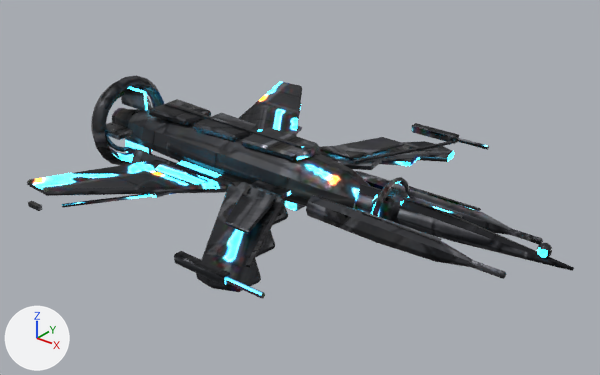
The glTF model public/assets/models/human/falcon.glb as it was, and as the next commit left it.
Rendered twice from a 50 mm camera at (8.5, -10.33, 7.14) aimed at (0.29, -0.06, 0.78). Every picture has the same lights, and +X, +Y and +Z are marked at lower left. The picture after the commit comes second. Vertices at exactly the same position are counted once.

The older version as bpy lines, for what is in view:
```python
mat_terranhornetmat = bpy.data.materials.new('TerranHornetMat')
mat_terranhornetmat.use_nodes = True; mat_terranhornetmat.node_tree.nodes.clear()
_N = mat_terranhornetmat.node_tree.nodes; _L = mat_terranhornetmat.node_tree.links
n0 = _N.new('ShaderNodeBsdfPrincipled'); n0.name = 'Principled BSDF'
n0.inputs[28].default_value = 8.0  # 'Emission Strength'
n1 = _N.new('ShaderNodeOutputMaterial'); n1.name = 'Material Output'
n2 = _N.new('ShaderNodeTexImage'); n2.name = 'Image Texture'
n2.image = img_terranhornet_emissive
n3 = _N.new('ShaderNodeTexImage'); n3.name = 'Image Texture.001'
n3.image = img_terranhornet_base
n4 = _N.new('ShaderNodeSeparateColor'); n4.name = 'Separate Color'
n5 = _N.new('ShaderNodeTexImage'); n5.name = 'Image Texture.002'
n5.image = img_terranhornet_orm
n6 = _N.new('ShaderNodeNormalMap'); n6.name = 'Normal Map'
n6.uv_map = 'UVMap'
n7 = _N.new('ShaderNodeTexImage'); n7.name = 'Image Texture.003'
n7.image = img_terranhornet_normal
_L.new(n0.outputs[0], n1.inputs[0])  # 'BSDF' to 'Surface'
_L.new(n2.outputs[0], n0.inputs[27])  # 'Color' to 'Emission Color'
_L.new(n3.outputs[0], n0.inputs[0])  # 'Color' to 'Base Color'
_L.new(n4.outputs[2], n0.inputs[1])  # 'Blue' to 'Metallic'
_L.new(n4.outputs[1], n0.inputs[2])  # 'Green' to 'Roughness'
_L.new(n5.outputs[0], n4.inputs[0])  # 'Color' to 'Color'
_L.new(n6.outputs[0], n0.inputs[5])  # 'Normal' to 'Normal'
_L.new(n7.outputs[0], n6.inputs[1])  # 'Color' to 'Color'
me_terranhornet = bpy.data.meshes.new('TerranHornet')
me_terranhornet.from_pydata(...)  # 1354 vertices, 2496 faces; spans x -4.6..5.2, y -3.42..3.42, z -0.12..1.85
me_terranhornet.materials.append(mat_terranhornetmat)
ob_terranhornet = bpy.data.objects.new('TerranHornet', me_terranhornet)
ob_terranhornet.location = (0.0, 0.0, 0.0)
```
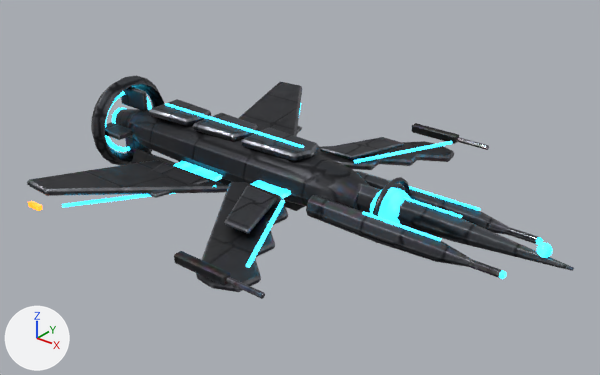
The change, as a list of edits to the scene's bpy script:
```text
Change mat_terranhornetmat:
    where n0 = _N.new('ShaderNodeBsdfPrincipled'); n0.name = 'Principled BSDF'
    n0.inputs[28].default_value: 8.0 -> 4.0  # 'Emission Strength'
Change me_terranhornet:
    used by ob_terranhornet; location = (0.0, 0.0, 0.0)
    remove me_terranhornet.from_pydata(...)  # 1354 vertices, 2496 faces; spans x -4.6..5.2, y -3.42..3.42, z -0.12..1.85
    add me_terranhornet.from_pydata(...)  # 1638 vertices, 3064 faces; spans x -4.6..5.2, y -3.42..3.42, z -0.12..1.85
    me_terranhornet part 1: a new loose piece, a 6-sided cylinder along x spanning x 3.6..4.4, y 0.56..0.68, z 0.81..0.91, in mat_terranhornetmat
    me_terranhornet part 2: a new loose piece, a 6-sided cylinder along x spanning x 1.5..2.2, y 3.205..3.295, z 0.901..0.979, in mat_terranhornetmat
    me_terranhornet part 3: a new loose piece, a 6-sided cylinder along x spanning x 3.6..4.4, y -0.68..-0.56, z 0.81..0.91, in mat_terranhornetmat
    me_terranhornet part 4: a new loose piece, a 6-sided cylinder along x spanning x 1.5..2.2, y -3.295..-3.205, z 0.901..0.979, in mat_terranhornetmat
    me_terranhornet part 5: the loose piece of 12 vertices spanning x 1.5..2.2, y 3.21..3.29, z 0.89..0.99 is deleted
    me_terranhornet part 6: the loose piece of 12 vertices spanning x 1.5..2.2, y -3.29..-3.21, z 0.89..0.99 is deleted
    me_terranhornet part 7: 2 vertices moved from x 3.6, y -0.67..0.57, z 0.89 to x 4.39, y -0.64..0.6, z 0.91; 166 vertices removed from x 1.79..4.86, y -0.68..0.68, z 0.59..1.25; 430 vertices added at x 1.8..4.86, y -0.68..0.68, z 0.58..1.26
    me_terranhornet part 8: 1872 kept faces spanning x -4.55..5.2, y -3.42..3.42, z -0.12..1.85 get new texture (UV) coordinates
    other edits to the shape of me_terranhornet do not show in these pictures
```

Changed parts and their boxes [x1, y1, x2, y2] in the pictures (600 x 375 px):
'TerranHornet', surface changed, reshaped
    before: [27, 75, 574, 298]
    after: [27, 75, 574, 299]
part 1 of me_terranhornet, added
    after: [506, 228, 538, 244]
part 2 of me_terranhornet, added
    after: [456, 137, 489, 150]
part 3 of me_terranhornet, added
    after: [468, 259, 502, 278]
part 4 of me_terranhornet, added
    after: [226, 277, 265, 299]
part 5 of me_terranhornet, deleted
    before: [457, 138, 489, 150]
part 6 of me_terranhornet, deleted
    before: [226, 277, 265, 298]
part 7 of me_terranhornet, reshaped
    both: [370, 187, 552, 279]
part 8 of me_terranhornet, surface changed
    both: [27, 76, 574, 292]
